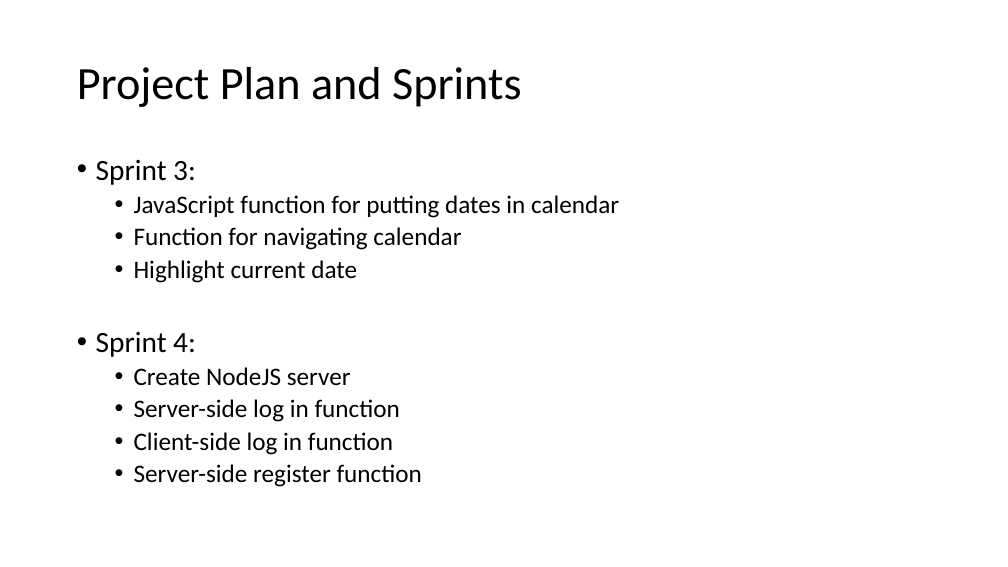
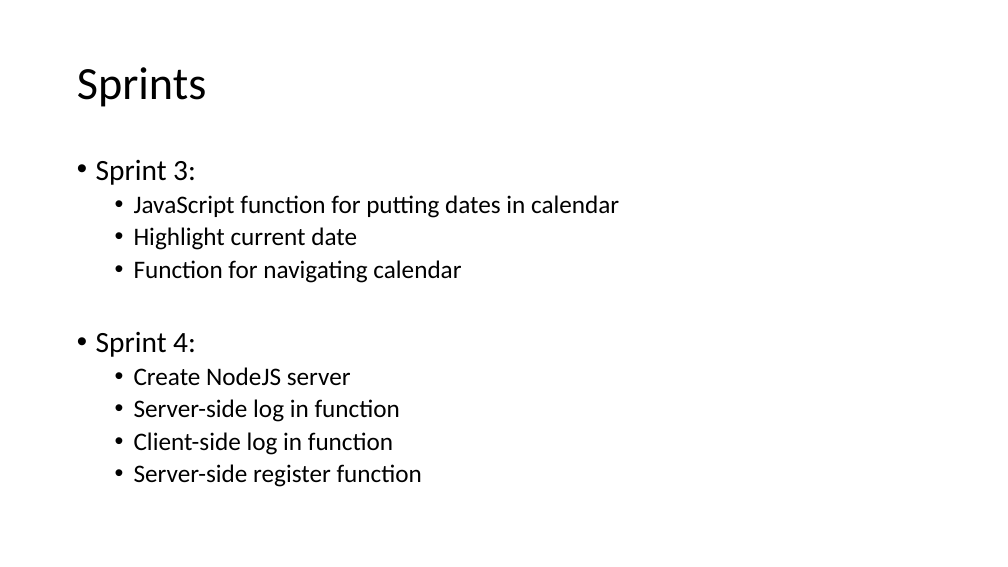
Before and after one commit to LukaWG/COMP1004, a slide deck: slide 3 of Documents/Presentation.pptx. Drawn at 1008x567 pixels with LibreOffice and Linux fonts; fonts in the diff are those of the drawing. Boxes give left, top, right and bottom in pixels: in the first picture for what was removed or moved away, otherwise in the second. Text is boxed around its words. In the diff, an @@ line names an element or a change of style, - is before the commit and + after.

```diff
--- a/Documents/Presentation.pptx
+++ b/Documents/Presentation.pptx
@@ title at (77, 67, 206, 107): text changed @@
-Project Plan and Sprints
+Sprints
@@ text at (134, 227, 357, 250): paragraph added @@
+  • Highlight current date
@@ text at (134, 260, 357, 283): paragraph removed @@
-  • Highlight current date
```
Also in this commit, not shown: 3 other slides changed.
